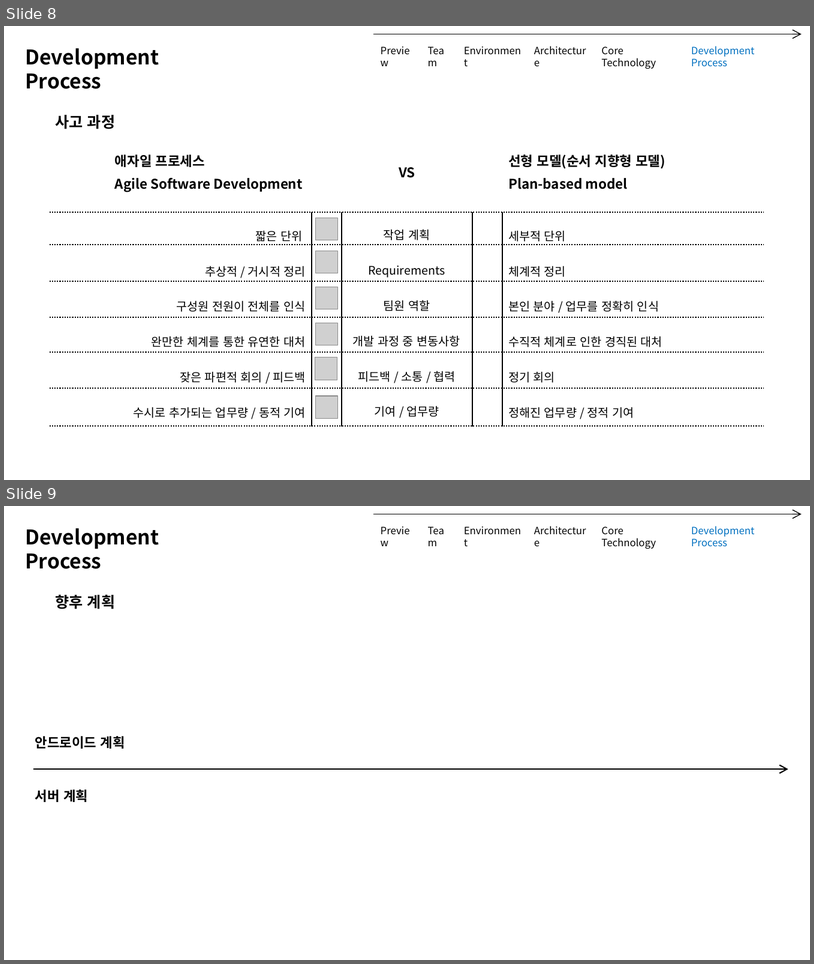
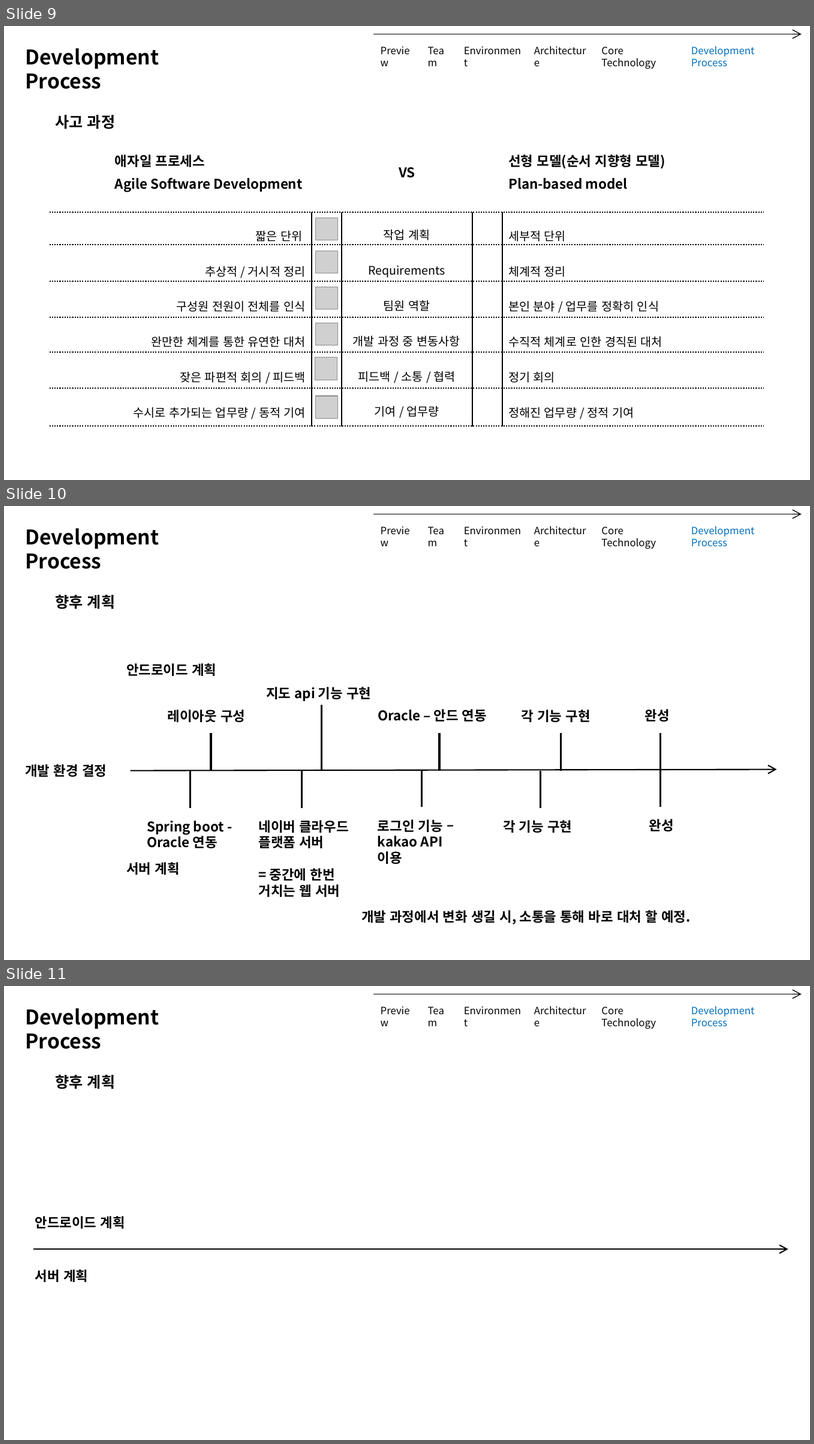
Before and after one commit to VanSubstance/doubleSlash_06, a slide deck: Datas/개발 발표안 1차.pptx. Shown one above the other, each under a label of ours: slides 8 and 9 before the commit, slides 9, 10 and 11 after it. The pictures are 814x964 and 814x1444 pixels, drawn with LibreOffice and Linux fonts; fonts in the diff are those of the drawing; grey boxes stand for pictures. Boxes give left, top, right and bottom in pixels: in the first picture for what was removed or moved away, otherwise in the second. Text is boxed around its words. In the diff, an @@ line names an element or a change of style, - is before the commit and + after.

Commit message:
개발 발표 ppt 작성중

```diff
--- a/Datas/개발 발표안 1차.pptx
+++ b/Datas/개발 발표안 1차.pptx
@@ slide 10 added at (4,506,810,960), background #FFFFFF @@
@@ arrow added from (374, 514) to (802, 514), #000000 1 pt @@
@@ text added at (375,521,422,539), 12 pt, text #000000 @@
+Preview
@@ text added at (422,521,458,539), 12 pt, text #000000 @@
+Team
@@ text added at (458,521,528,539), 12 pt, text #000000 @@
+Environment
@@ text added at (528,521,596,539), 12 pt, text #000000 @@
+Architecture
@@ text added at (25,528,159,569), 24 pt, text #000000, bold @@
+Development Process
@@ text added at (602,526,656,549), 12 pt, text #000000 @@
+Core Technology
@@ text added at (692,526,755,547), 12 pt, text #0070C0 @@
+Development Process
@@ text added at (56,594,115,609), 18 pt, text #000000, bold @@
+향후 계획
@@ text added at (126,663,216,676), 16 pt, text #000000, bold @@
+안드로이드 계획
@@ text added at (266,687,371,701), 16 pt, text #000000, bold @@
+지도 api 기능 구현
@@ text added at (168,709,245,722), 16 pt, text #000000, bold @@
+레이아웃 구성
@@ line added from (321, 705) to (321, 771), #000000 2.25 pt @@
@@ text added at (378,709,487,721), 16 pt, text #000000, bold @@
+Oracle – 안드 연동
@@ text added at (521,709,590,722), 16 pt, text #000000, bold @@
+각 기능 구현
@@ text added at (645,709,670,721), 16 pt, text #000000, bold @@
+완성
@@ line added from (211, 733) to (211, 771), #000000 2.25 pt @@
@@ line added from (440, 733) to (440, 771), #000000 2.25 pt @@
@@ line added from (561, 733) to (561, 771), #000000 2.25 pt @@
@@ line added from (661, 733) to (661, 807), #000000 2.25 pt @@
@@ text added at (25,764,107,777), 16 pt, text #000000, bold @@
+개발 환경 결정
@@ arrow added from (131, 771) to (777, 769), #000000 1.5 pt @@
@@ line added from (191, 771) to (191, 808), #000000 2.25 pt @@
@@ line added from (302, 771) to (302, 808), #000000 2.25 pt @@
@@ line added from (422, 769) to (422, 807), #000000 2.25 pt @@
@@ line added from (541, 771) to (541, 808), #000000 2.25 pt @@
@@ text added at (147,820,224,848), 16 pt, text #000000, bold @@
+Spring boot - Oracle 연동
@@ text added at (259,820,348,897), 16 pt, text #000000, bold @@
+네이버 클라우드 플랫폼 서버
+= 중간에 한번 거치는 웹 서버
@@ text added at (378,819,443,864), 16 pt, text #000000, bold @@
+로그인 기능 – kakao API 이용
@@ text added at (503,820,572,832), 16 pt, text #000000, bold @@
+각 기능 구현
@@ text added at (650,819,674,831), 16 pt, text #000000, bold @@
+완성
@@ text added at (126,862,180,874), 16 pt, text #000000, bold @@
+서버 계획
@@ text added at (362,910,691,924), 16 pt, text #000000, bold @@
+개발 과정에서 변화 생길 시, 소통을 통해 바로 대처 할 예정.
@@ what was slide 8 is now slide 9 @@
@@ what was slide 9 is now slide 11 @@
```
Also in this commit, not shown: 1 slide changed, 1 other slide added, 2 other files.
